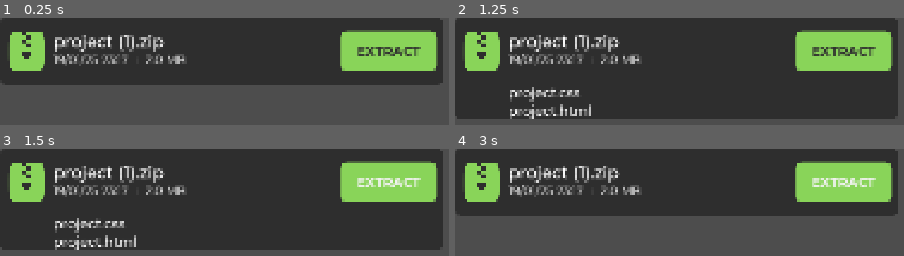
Above: before the commit, frames 1-4 (two rows, left to right).
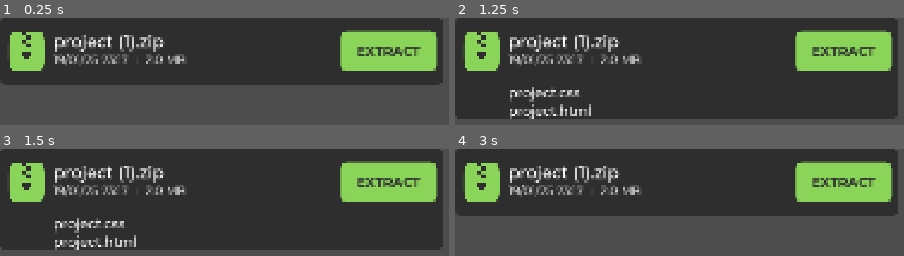
Above: after the commit, the same moments.

Repository: noor-shalaby/xtracta
Game: Godot game, scene res://src/file_button.tscn
Same seed, same stepped clock (60 frames per second), same inputs: the game is played once before the commit and once after it. This scene is started directly instead of the project's main scene.
Inputs (mouse positions are in pixels of both pictures, inside the frame that each line leads up to):
- Up to frame 1 (0.25 s): no input
- Up to frame 2 (1.25 s): click (675, 51) at 0.5 s
- Up to frame 3 (1.5 s): click "EXTRACT" at 1.25 s
- Up to frame 4 (3 s): click (675, 199) at 2 s; click "EXTRACT" at 2.75 s

Frames 1-2 are identical in both runs. In frame 3, 0.9% of the frame differs, in the area x 79-94%, y 27-36%; in frame 4, 0.9%.

Commit message:
change the extract button hover/focus/pressed font color from white to dark gray

Diff:
--- a/src/file_button.tscn
+++ b/src/file_button.tscn
@@ -140,6 +140,10 @@
 size_flags_horizontal = 8
 size_flags_vertical = 4
 theme_override_colors/font_color = Color(0.18039216, 0.18039216, 0.18039216, 1)
+theme_override_colors/font_focus_color = Color(0.18039216, 0.18039216, 0.18039216, 1)
+theme_override_colors/font_pressed_color = Color(0.18039216, 0.18039216, 0.18039216, 1)
+theme_override_colors/font_hover_color = Color(0.18039216, 0.18039216, 0.18039216, 1)
+theme_override_colors/font_hover_pressed_color = Color(0.18039216, 0.18039216, 0.18039216, 1)
 theme_override_fonts/font = ExtResource("4_tysqo")
 theme_override_font_sizes/font_size = 32
 theme_override_styles/normal = SubResource("StyleBoxFlat_7n78r")
